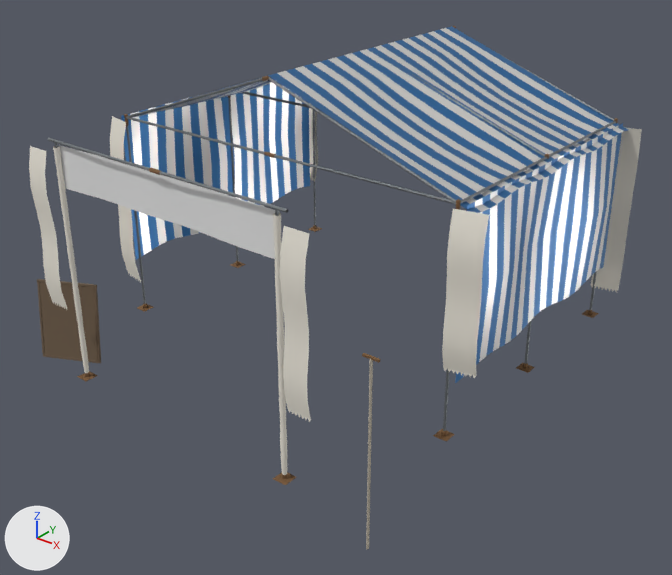
The glTF model Assets/LOC_House/Models/DamTang_Rap_DamTang_Rap/SM_FuneralTent_300.glb, before and after one commit.
The view is the same before and after, from a 50 mm lens placed at (5.5, -6.75, 4.82), pointed at (0.27, -0.21, 0.77). The lights are fixed; the arrows at lower left show +X, +Y and +Z. The older version comes first. Where no turn or scale is listed for an object, it has been applied to the vertices. Vertices at exactly the same position are counted once.

Names of what the first picture shows: 'SM_FuneralGate', 'SM_FuneralTent_300', 'SM_ObituaryBoard'.
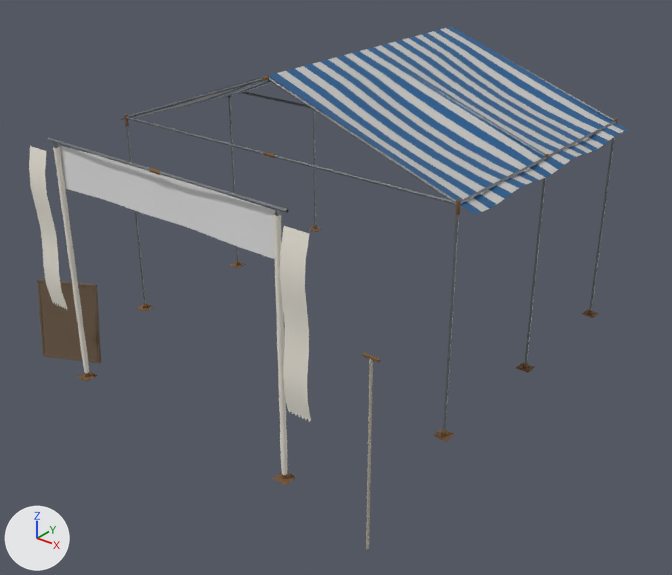
Changed parts and their boxes (x1, y1, x2, y2) in the pictures (672 x 575 px):
'SM_FuneralTent_300', reshaped: before (110, 26, 642, 549); after (120, 26, 628, 549)
part 1 of me_sm_funeraltent_300, deleted: before (110, 81, 642, 383)

The change, as a diff of the scene's bpy script:
```diff
--- a/Assets/LOC_House/Models/DamTang_Rap_DamTang_Rap/SM_FuneralTent_300.glb.py
+++ b/Assets/LOC_House/Models/DamTang_Rap_DamTang_Rap/SM_FuneralTent_300.glb.py
@@ me_sm_funeraltent_300 @@
 # used by ob_sm_funeraltent_300; location = (0.0, 0.0, 0.0)
-me_sm_funeraltent_300.from_pydata(...)  # 3798 vertices, 5828 faces; spans x -2.35..2.35, y -2.36..2.36, z 0.01..2.93
+me_sm_funeraltent_300.from_pydata(...)  # 3478 vertices, 5468 faces; spans x -2.22..2.35, y -2.36..2.33, z 0.01..2.93
+# me_sm_funeraltent_300 part 1: 6 loose pieces with 320 vertices, spanning x -2.35..2.21, y -0.85..2.36, z 0.33..2.21, are deleted
 me_sm_funeraltent_300.materials.append(mat_nhua__m_plasticblack_191612)
-me_sm_funeraltent_300.materials.append(mat_vai__m_mourningcloth_ece7db)  # white #ece7db
 me_sm_funeraltent_300.materials.append(mat_inox__m_pipesteel_898e91)
```
